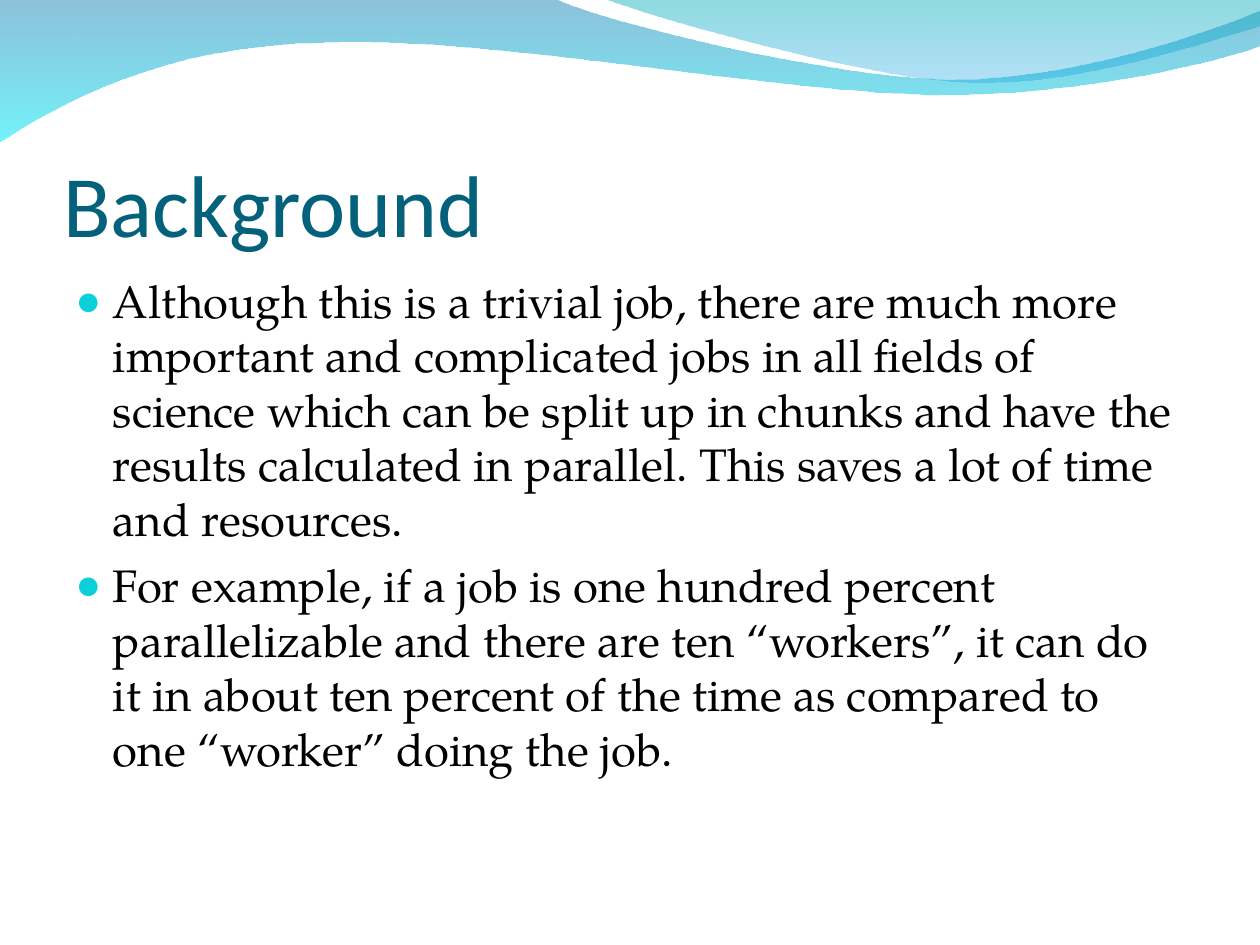
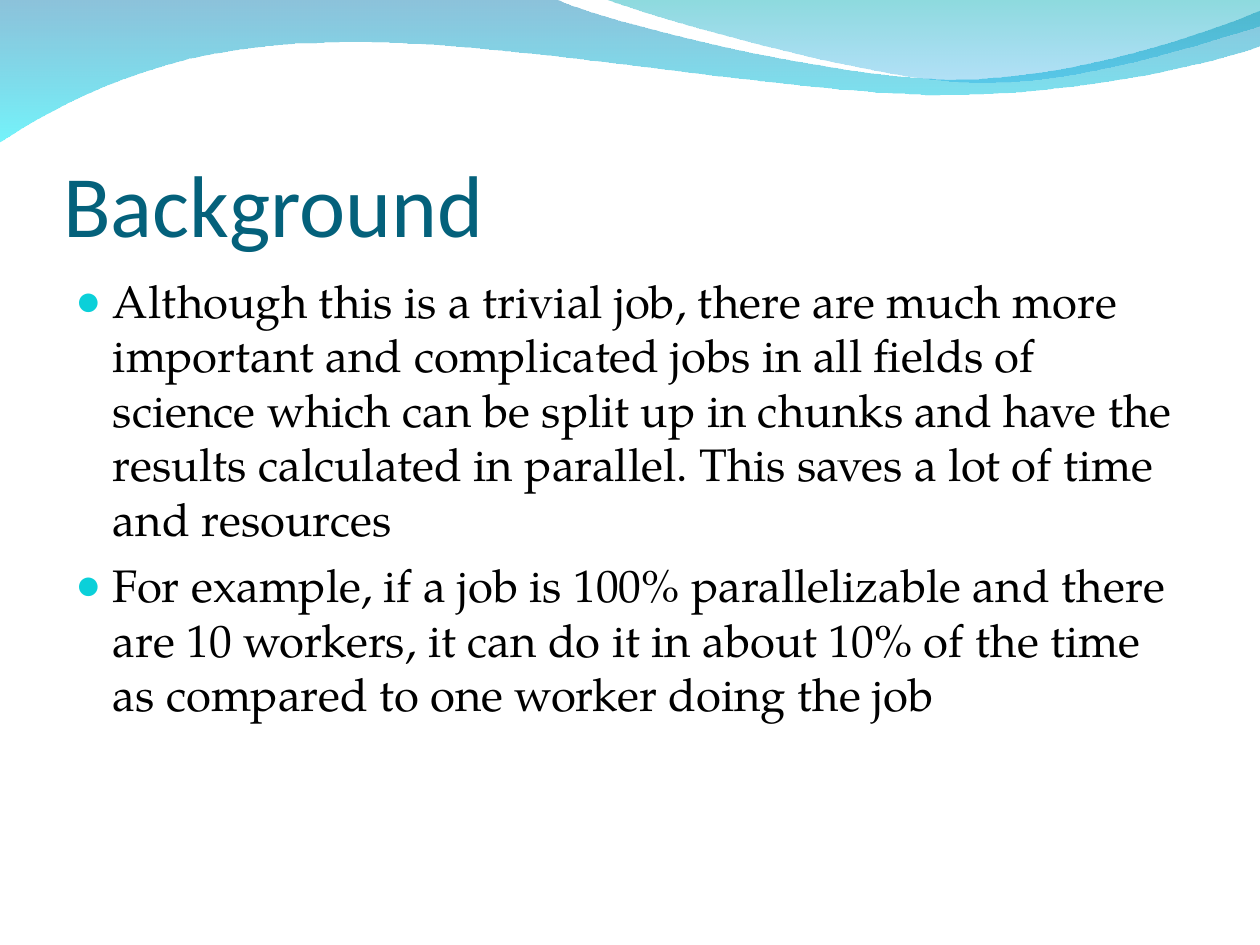
Before and after one commit to osecki/cs647, a slide deck: slide 8 of Documentation/Final Paper and Slides/MapReduce Final Presentation.ppt. Drawn at 1260x945 pixels with LibreOffice and Linux fonts; fonts in the diff are those of the drawing; background and template pictures are left out. Boxes give left, top, right and bottom in pixels: in the first picture for what was removed or moved away, otherwise in the second. Text is boxed around its words. In the diff, an @@ line names an element or a change of style, - is before the commit and + after.

```diff
--- a/Documentation/Final Paper and Slides/MapReduce Final Presentation.ppt
+++ b/Documentation/Final Paper and Slides/MapReduce Final Presentation.ppt
@@ text at (x1=113, y1=285, x2=1172, y2=724): text changed @@
-● Although this is a trivial job, there are much more important and complicated jobs in all fields of science which can be split up in chunks and have the results calculated in parallel. This saves a lot of time and resources.
-● For example, if a job is one hundred percent parallelizable and there are ten “workers”, it can do it in about ten percent of the time as compared to one “worker” doing the job.
+● Although this is a trivial job, there are much more important and complicated jobs in all fields of science which can be split up in chunks and have the results calculated in parallel. This saves a lot of time and resources
+● For example, if a job is 100% parallelizable and there are 10 workers, it can do it in about 10% of the time as compared to one worker doing the job
```
Also in this commit, not shown: 22 other slides changed, 5 other files.
